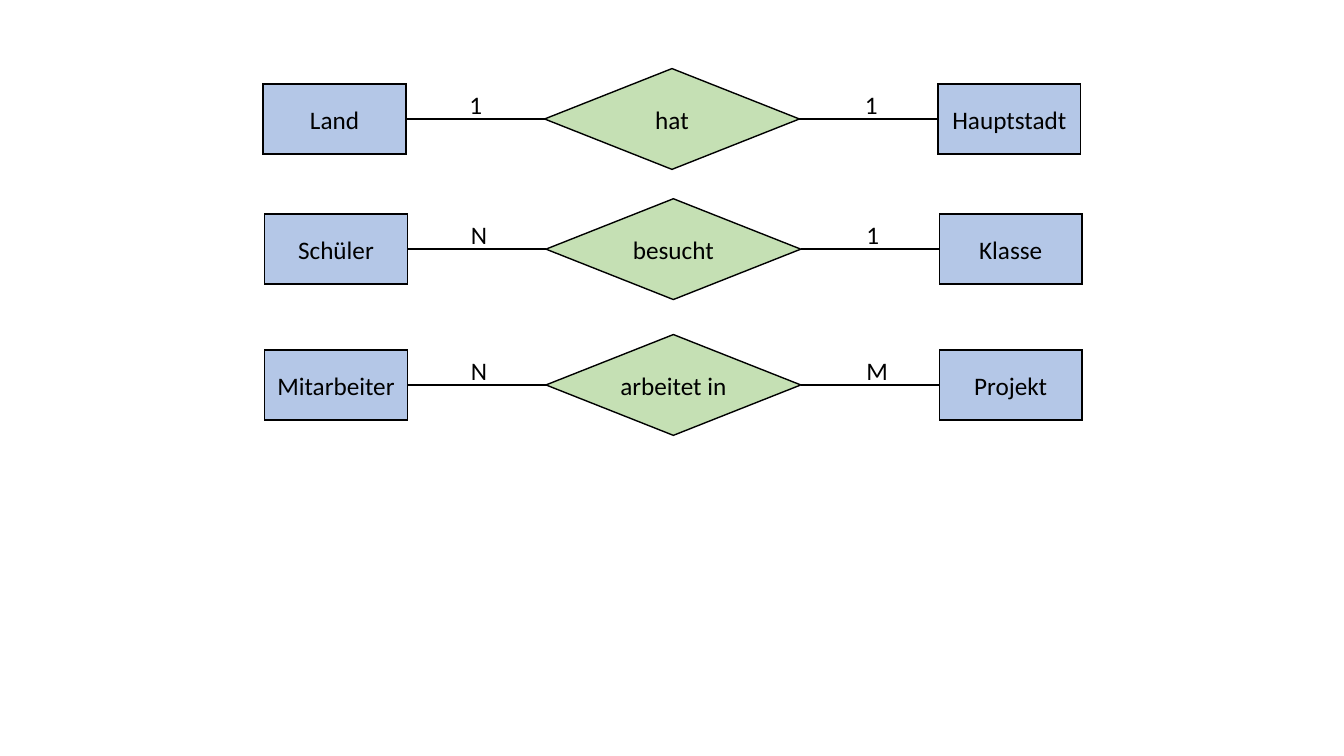
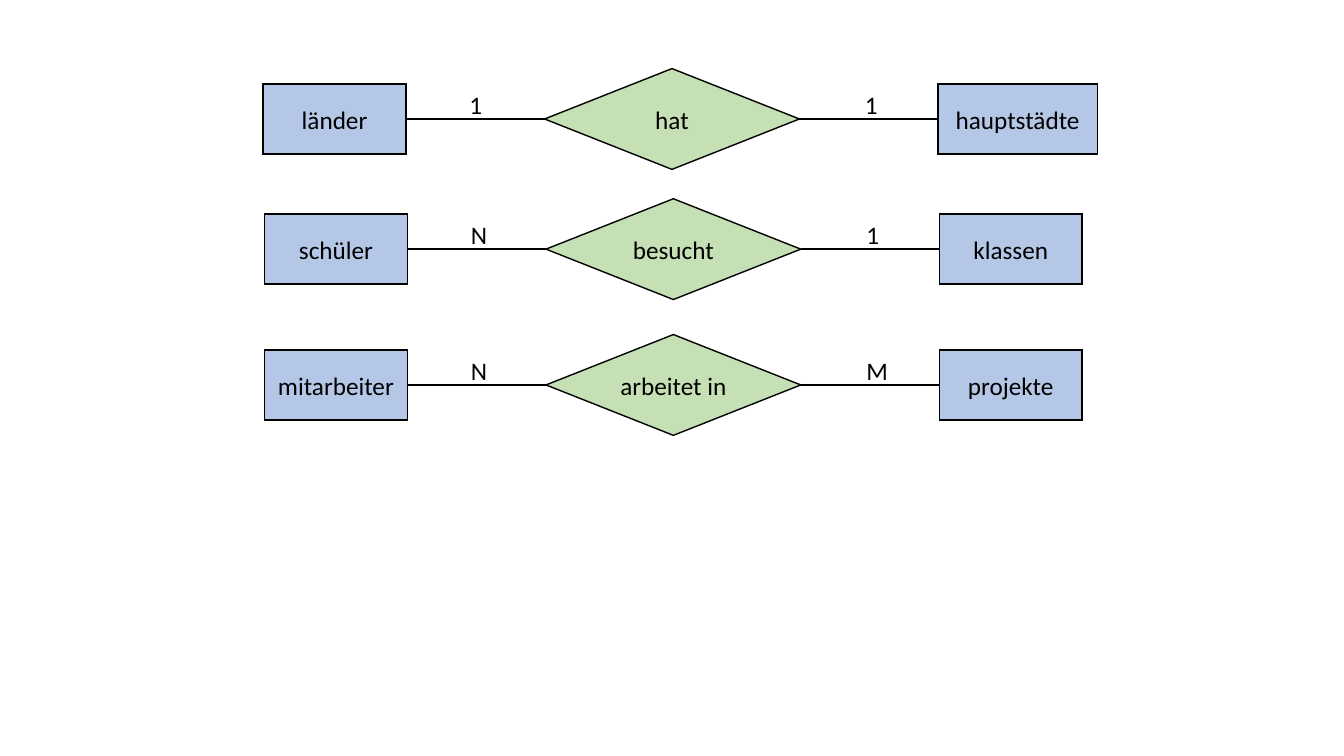
Before and after one commit to hoerm007/DatenbankenSkript_KaufmBK_BW, a slide deck: slide 4 of pics/ERMs.pptx. Drawn at 1344x756 pixels with LibreOffice and Linux fonts; fonts in the diff are those of the drawing. Boxes give left, top, right and bottom in pixels: in the first picture for what was removed or moved away, otherwise in the second. Text is boxed around its words. In the diff, an @@ line names an element or a change of style, - is before the commit and + after.

```diff
--- a/pics/ERMs.pptx
+++ b/pics/ERMs.pptx
@@ rectangle "hauptstädte": place and size @@
-rectangle "hauptstädte" at (939,84,1082,153)
+rectangle "hauptstädte" at (939,84,1098,153)
@@ text in rectangle at (302,111,368,129): text changed @@
-Land
+länder
@@ text in rectangle at (956,111,1080,133): text changed @@
-Hauptstadt
+hauptstädte
@@ text in rectangle at (299,241,373,259): text changed @@
-Schüler
+schüler
@@ text in rectangle at (973,241,1048,259): text changed @@
-Klasse
+klassen
@@ text in rectangle at (278,377,394,395): text changed @@
-Mitarbeiter
+mitarbeiter
@@ text in rectangle at (968,377,1053,400): text changed @@
-Projekt
+projekte
```
Also in this commit, not shown: 6 other slides changed, 1 slide added, 38 other files.
